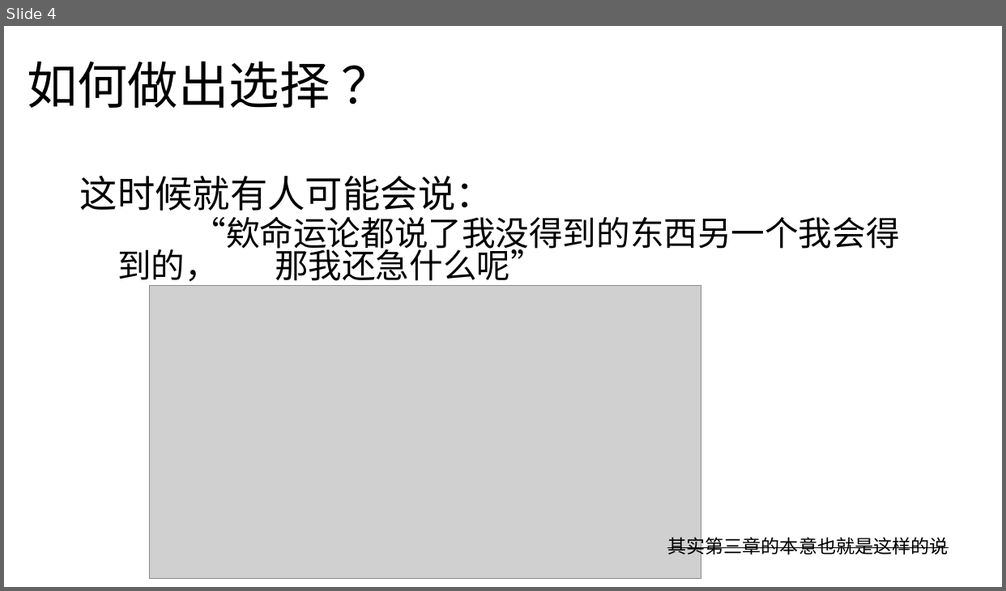
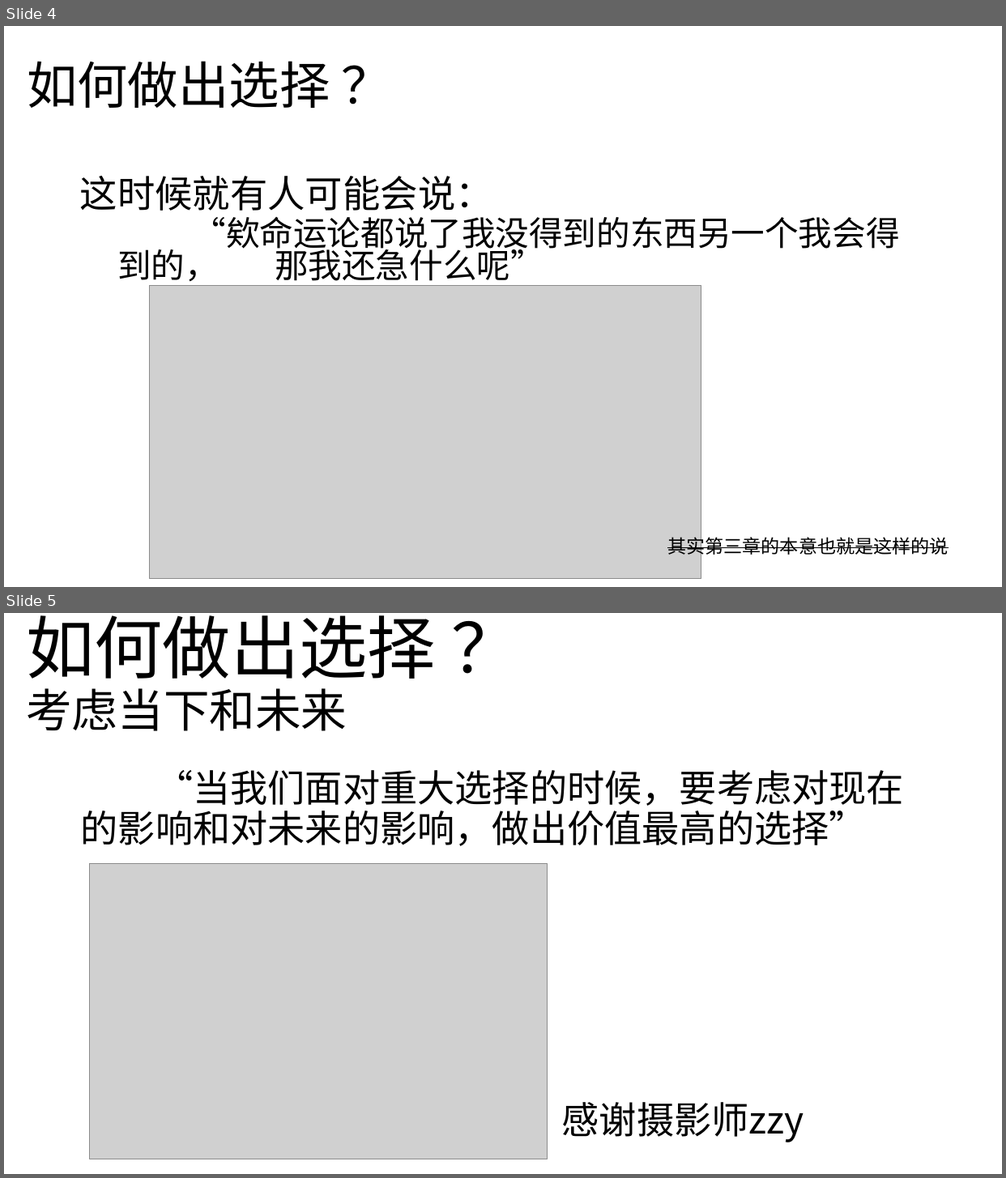
Before and after one commit to BambooDay/OI, a slide deck: 激情演讲.pptx. Shown one above the other, each under a label of ours: slide 4 before the commit, slides 4 and 5 after it. The pictures are 1006x591 and 1006x1178 pixels, drawn with LibreOffice and Linux fonts; fonts in the diff are those of the drawing; grey boxes stand for pictures. Boxes give left, top, right and bottom in pixels: in the first picture for what was removed or moved away, otherwise in the second. Text is boxed around its words. In the diff, an @@ line names an element or a change of style, - is before the commit and + after.

```diff
--- a/激情演讲.pptx
+++ b/激情演讲.pptx
@@ slide 5 added at (4, 613, 1002, 1174), background #FFFFFF @@
@@ title added at (26, 615, 436, 731), 65.7 pt, text #000000 @@
+如何做出选择 ？
+考虑当下和未来
@@ text added at (81, 770, 904, 846), 36 pt, text #000000 @@
+“当我们面对重大选择的时候，要考虑对现在的影响和对未来的影响，做出价值最高的选择”
@@ picture added at (90, 864, 548, 1160) @@
@@ text added at (562, 1102, 804, 1143), 36 pt, text #000000 @@
+感谢摄影师zzy
```
Also in this commit, not shown: 2 slides changed, 4 other slides added.
